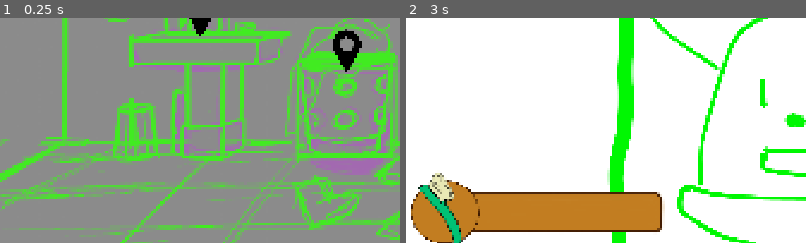
Above: before the commit, frames 1-2 (left to right).
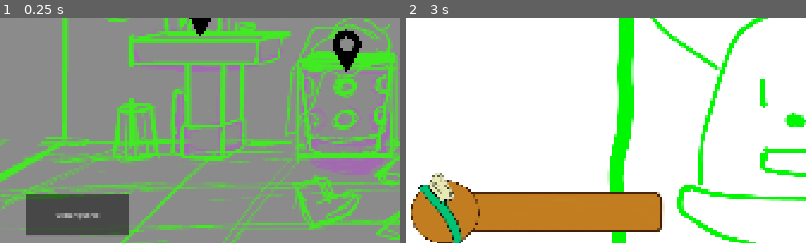
Above: after the commit, the same moments.

Repository: Moonymoon1/Criathlon
Game: Godot game, scene res://scenes/Banheiro.tscn
Same seed, same stepped clock (60 frames per second), same inputs: the game is played once before the commit and once after it. The project has no main scene, so this scene is started directly.
Inputs (mouse positions are % of the whole screen's width and height, from its top left):
- Up to frame 1 (0.25 s): no input
- Up to frame 2 (3 s): click (10, 91) at 0.5 s, where only the run after the commit has a clickable "Voltar quarto"; click (10, 91) at 1.25 s, where only the run after the commit has a clickable "Voltar quarto"; click (10, 91) at 2 s, where only the run after the commit has a clickable "Voltar quarto"; tap Enter at 2.75 s; move the mouse to (27, 28) at 2.77 s; click (27, 28) at 2.92 s
The pictures show only the part of the screen within x 0-50%, y 48-98%; the shares and areas given below are measured in that part.

The runs differ from the first frame. In frame 1, 4.5% of the frame differs, in the area x 6-33%, y 78-97%; in frame 2, nothing differs.

Commit message:
Att
Sistema de Fade

Diff:
--- a/project.godot
+++ b/project.godot
@@ -17,6 +17,7 @@
 [autoload]
 
 GameState="*uid://cw57v3pufkwlh"
+Transicao="*uid://bggwk4f2tk54k"
 
 [display]
 
--- a/scenes/Banheiro.tscn
+++ b/scenes/Banheiro.tscn
@@ -21,6 +21,10 @@
 func _on_area_lavar_roupa_input_event(viewport: Node, event: InputEvent, shape_idx: int) -> void:
 	if event is InputEventMouseButton and event.pressed and event.button_index == MOUSE_BUTTON_LEFT:
 		get_tree().change_scene_to_file(\"res://scenes/LavarRoupa.tscn\")
+
+
+func _on_botao_quarto_pressed() -> void:
+	pass # Replace with function body.
 "
 
 [sub_resource type="RectangleShape2D" id="RectangleShape2D_tluv1"]
@@ -101,7 +105,15 @@
 scale = Vector2(0.2, 0.2)
 texture = ExtResource("3_myqbf")
 
+[node name="BotaoQuarto" type="Button" parent="." unique_id=1779536290]
+offset_left = 186.0
+offset_top = 993.0
+offset_right = 436.0
+offset_bottom = 1093.0
+text = "Voltar quarto"
+
 [connection signal="input_event" from="LavarRosto/AreaLavarRosto" to="." method="_on_area_lavar_rosto_input_event"]
 [connection signal="input_event" from="EscovarDente/AreaEscovarDentes" to="." method="_on_area_escovar_dentes_input_event"]
 [connection signal="input_event" from="TomarBanho/AreaTomarBanho" to="." method="_on_area_tomar_banho_input_event"]
 [connection signal="input_event" from="LavarRoupa/AreaLavarRoupa" to="." method="_on_area_lavar_roupa_input_event"]
+[connection signal="pressed" from="BotaoQuarto" to="." method="_on_botao_quarto_pressed"]
--- a/scenes/JogarRoupaCesto.tscn
+++ b/scenes/JogarRoupaCesto.tscn
@@ -1,7 +1,7 @@
 [gd_scene format=3 uid="uid://bojbn6p21n21y"]
 
 [ext_resource type="Texture2D" uid="uid://ch7dkb84um3mc" path="res://Sprite/Sprite-Test/Test Espelho.png" id="1_d48h0"]
-[ext_resource type="Script" uid="uid://bsw2y63e4hrki" path="res://scenes/jogar_roupa.gd" id="2_apdqi"]
+[ext_resource type="Script" uid="uid://bsw2y63e4hrki" path="res://scripts/jogar_roupa.gd" id="2_apdqi"]
 
 [node name="JogarRoupaCesto" type="Node2D" unique_id=1247462825]
 
--- /dev/null
+++ b/scenes/Quarto.tscn
@@ -0,0 +1,45 @@
+[gd_scene format=3 uid="uid://dxrmk3nqa466f"]
+
+[ext_resource type="Texture2D" uid="uid://qf247fwiasrp" path="res://Sprite/Sprite-Test/Banheiro.png" id="1_jev8v"]
+[ext_resource type="Script" uid="uid://bsaua3s1snpw6" path="res://scripts/quarto.gd" id="2_8thnl"]
+[ext_resource type="Texture2D" uid="uid://dngf3nqnat7pk" path="res://Sprite/Sprite-Test/pin.png" id="2_24xt2"]
+
+[sub_resource type="RectangleShape2D" id="RectangleShape2D_8thnl"]
+size = Vector2(725, 345)
+
+[sub_resource type="RectangleShape2D" id="RectangleShape2D_24xt2"]
+size = Vector2(157, 345)
+
+[node name="Quarto" type="Node2D" unique_id=166143142]
+
+[node name="Fundo" type="Sprite2D" parent="." unique_id=1362848529]
+position = Vector2(958, 530)
+texture = ExtResource("1_jev8v")
+
+[node name="Quarto" type="Node2D" parent="." unique_id=1734631820]
+script = ExtResource("2_8thnl")
+
+[node name="AreaCama" type="Area2D" parent="Quarto" unique_id=1728781253]
+position = Vector2(484, 836)
+
+[node name="CollisionShape2D" type="CollisionShape2D" parent="Quarto/AreaCama" unique_id=2098775116]
+position = Vector2(-77.5, 44.5)
+shape = SubResource("RectangleShape2D_8thnl")
+
+[node name="Pin" type="Sprite2D" parent="Quarto/AreaCama" unique_id=996813537]
+scale = Vector2(0.2, 0.2)
+texture = ExtResource("2_24xt2")
+
+[node name="AreaBanheiro" type="Area2D" parent="Quarto" unique_id=1289336893]
+position = Vector2(1860, 185)
+
+[node name="CollisionShape2D" type="CollisionShape2D" parent="Quarto/AreaBanheiro" unique_id=1580067860]
+position = Vector2(-16.5, 44.5)
+shape = SubResource("RectangleShape2D_24xt2")
+
+[node name="Pin" type="Sprite2D" parent="Quarto/AreaBanheiro" unique_id=583299344]
+scale = Vector2(0.2, 0.2)
+texture = ExtResource("2_24xt2")
+
+[connection signal="input_event" from="Quarto/AreaCama" to="Quarto" method="_on_area_cama_input_event"]
+[connection signal="input_event" from="Quarto/AreaBanheiro" to="Quarto" method="_on_area_cama_input_event"]
--- /dev/null
+++ b/scenes/Transicao.tscn
@@ -0,0 +1,13 @@
+[gd_scene format=3 uid="uid://bggwk4f2tk54k"]
+
+[ext_resource type="Script" uid="uid://d10sl0swm08ul" path="res://scripts/transicao.gd" id="1_hdnnu"]
+
+[node name="Transicao" type="CanvasLayer" unique_id=991146535]
+script = ExtResource("1_hdnnu")
+
+[node name="Fade" type="ColorRect" parent="." unique_id=1574907797]
+offset_left = -41.0
+offset_top = -31.0
+offset_right = 1959.0
+offset_bottom = 1169.0
+color = Color(0, 0, 0, 1)
--- a/scripts/GameState.gd
+++ b/scripts/GameState.gd
@@ -3,19 +3,20 @@
 # Autoload "GameState" — guarda o dia atual e quais atividades já foram feitas nesse dia.
 
 var dia_atual: int = 1
-var atividades_feitas: Dictionary = {}   # ex: {"lavar_rosto": true}
+var atividades_feitas: Dictionary = {}
+var pronto_para_dormir: bool = false   # true quando já fez tudo que precisava hoje
 
-func completar(atividade: String) -> void:
+func completar(atividade: String) -> bool:
 	atividades_feitas[atividade] = true
 	print(atividade, " concluído!")
-	_verificar_avanco()
+	return _verificar_avanco()
 
 func pode_fazer(atividade: String) -> bool:
 	var necessarias: Array = _atividades_do_dia(dia_atual)
 	if atividade not in necessarias:
-		return false   # não é uma atividade do dia de hoje
+		return false
 	if atividades_feitas.get(atividade, false):
-		return false   # já foi feita hoje
+		return false
 	return true
 
 func _atividades_do_dia(dia: int) -> Array:
@@ -29,15 +30,15 @@
 		_:
 			return ["lavar_rosto", "escovar_dente", "tomar_banho", "lavar_roupa"]
 
-func _verificar_avanco() -> void:
+func _verificar_avanco() -> bool:
 	var necessarias: Array = _atividades_do_dia(dia_atual)
 
 	for atividade in necessarias:
 		if not atividades_feitas.get(atividade, false):
-			print("Ainda falta: ", atividade)  # debug temporário
-			return   # ainda falta alguma coisa hoje, não avança
+			return false
 
-	# Completou tudo que era necessário nesse dia
 	dia_atual += 1
 	atividades_feitas.clear()
+	pronto_para_dormir = true
 	print("Passou pro dia ", dia_atual)
+	return true
--- a/scripts/banheiro.gd
+++ b/scripts/banheiro.gd
@@ -1,26 +1,23 @@
 extends Node2D
-
-
-# Called when the node enters the scene tree for the first time.
-func _ready() -> void:
-	pass # Replace with function body.
-
-
-# Called every frame. 'delta' is the elapsed time since the previous frame.
-func _process(delta: float) -> void:
-	pass
-
 
 func _on_area_escovar_dentes_input_event(viewport: Node, event: InputEvent, shape_idx: int) -> void:
 	if event is InputEventMouseButton and event.pressed and event.button_index == MOUSE_BUTTON_LEFT:
-		get_tree().change_scene_to_file("res://scenes/EscovarDente.tscn")
-
+		Transicao.trocar_cena("res://scenes/EscovarDente.tscn")
 
 func _on_area_tomar_banho_input_event(viewport: Node, event: InputEvent, shape_idx: int) -> void:
 	if event is InputEventMouseButton and event.pressed and event.button_index == MOUSE_BUTTON_LEFT:
-		get_tree().change_scene_to_file("res://scenes/TomarBanho.tscn")
-
+		Transicao.trocar_cena("res://scenes/TomarBanho.tscn")
 
 func _on_area_lavar_rosto_input_event(viewport: Node, event: InputEvent, shape_idx: int) -> void:
 	if event is InputEventMouseButton and event.pressed and event.button_index == MOUSE_BUTTON_LEFT:
-		get_tree().change_scene_to_file("res://scenes/LavarRosto.tscn")
+		Transicao.trocar_cena("res://scenes/LavarRosto.tscn")
+
+func _on_area_lavar_roupa_input_event(viewport: Node, event: InputEvent, shape_idx: int) -> void:
+	if event is InputEventMouseButton and event.pressed and event.button_index == MOUSE_BUTTON_LEFT:
+		Transicao.trocar_cena("res://scenes/LavarRoupa.tscn")
+
+func _on_botao_quarto_pressed() -> void:
+	if GameState.pronto_para_dormir:
+		Transicao.trocar_cena("res://scenes/Quarto.tscn")
+	else:
+		print("Ainda precisa fazer o minigame de hoje antes de voltar pro quarto!")
--- a/scripts/lavarRosto.gd
+++ b/scripts/lavarRosto.gd
@@ -18,7 +18,7 @@
 		botao_verificar.visible = false
 	else:
 		print("Ainda não dá pra lavar o rosto hoje!")
-		get_tree().change_scene_to_file("res://scenes/Banheiro.tscn")
+		Transicao.trocar_cena("res://scenes/Banheiro.tscn")
 
 func _on_area_lavar_rosto_input_event(viewport: Node, event: InputEvent, shape_idx: int) -> void:
 	if not liberado or terminou:
@@ -47,7 +47,10 @@
 			if contador >= puxadas_necessarias:
 				terminou = true
 				print("Rosto lavado!")
-				GameState.completar("lavar_rosto")
-				get_tree().change_scene_to_file("res://scenes/Banheiro.tscn")
+				var avancou_dia: bool = GameState.completar("lavar_rosto")
+				if avancou_dia:
+					Transicao.trocar_cena("res://scenes/Quarto.tscn")
+				else:
+					Transicao.trocar_cena("res://scenes/Banheiro.tscn")
 			else:
 				bolinha.global_position = posicao_inicial
--- /dev/null
+++ b/scripts/quarto.gd
@@ -0,0 +1,10 @@
+extends Node2D
+
+func _on_area_banheiro_input_event(viewport: Node, event: InputEvent, shape_idx: int) -> void:
+	if event is InputEventMouseButton and event.pressed and event.button_index == MOUSE_BUTTON_LEFT:
+		Transicao.trocar_cena("res://scenes/Banheiro.tscn")
+
+func _on_area_cama_input_event(viewport: Node, event: InputEvent, shape_idx: int) -> void:
+	if event is InputEventMouseButton and event.pressed and event.button_index == MOUSE_BUTTON_LEFT:
+		GameState.pronto_para_dormir = false   # já vai dormir, reseta a flag
+		Transicao.trocar_cena("res://scenes/Banheiro.tscn")
--- /dev/null
+++ b/scripts/transicao.gd
@@ -0,0 +1,27 @@
+extends CanvasLayer
+
+# Esse node deve ser a RAIZ de uma cena própria (Transicao.tscn), registrada como Autoload.
+# Assim ele existe o tempo todo, por cima de qualquer cena, e não precisa recriar o fade em cada uma.
+
+@onready var fade: ColorRect = $Fade
+
+func _ready() -> void:
+	layer = 100   # garante que fica por cima de tudo
+	fade.color.a = 0.0
+	fade.mouse_filter = Control.MOUSE_FILTER_IGNORE   # não bloqueia cliques quando transparente
+
+func trocar_cena(caminho: String, duracao: float = 0.5) -> void:
+	fade.mouse_filter = Control.MOUSE_FILTER_STOP   # bloqueia cliques durante a transição
+
+	var tween_saida: Tween = create_tween()
+	tween_saida.tween_property(fade, "color:a", 1.0, duracao)
+	await tween_saida.finished
+
+	get_tree().change_scene_to_file(caminho)
+	await get_tree().process_frame   # espera a cena nova terminar de carregar
+
+	var tween_entrada: Tween = create_tween()
+	tween_entrada.tween_property(fade, "color:a", 0.0, duracao)
+	await tween_entrada.finished
+
+	fade.mouse_filter = Control.MOUSE_FILTER_IGNORE
Binary file added: Sprite/Sprite-Test/Banheiro.png
Not shown, added: Sprite/Sprite-Test/Banheiro.png.import
Renamed: scenes/jogar_roupa.gd -> scripts/jogar_roupa.gd
Renamed: scenes/jogar_roupa.gd.uid -> scripts/jogar_roupa.gd.uid
Not shown, added: scripts/quarto.gd.uid
Not shown, added: scripts/transicao.gd.uid
